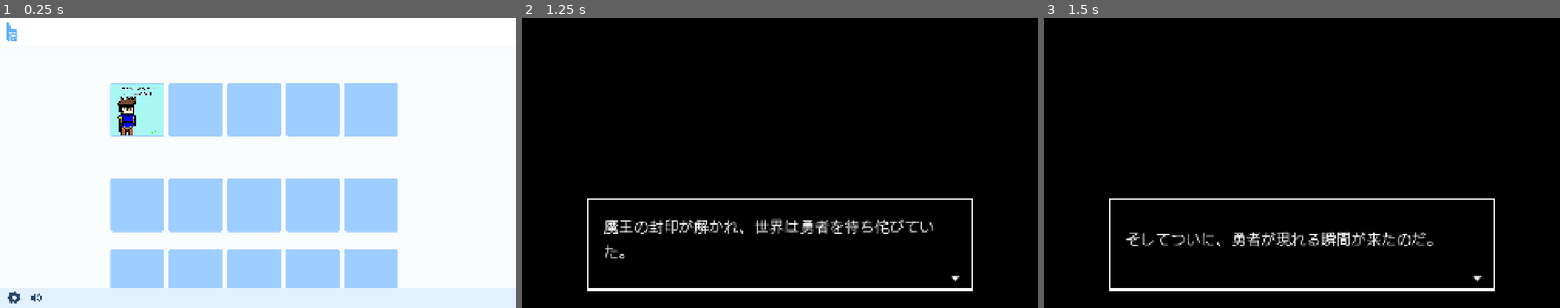
Above: before the commit, frames 1-3 (left to right).
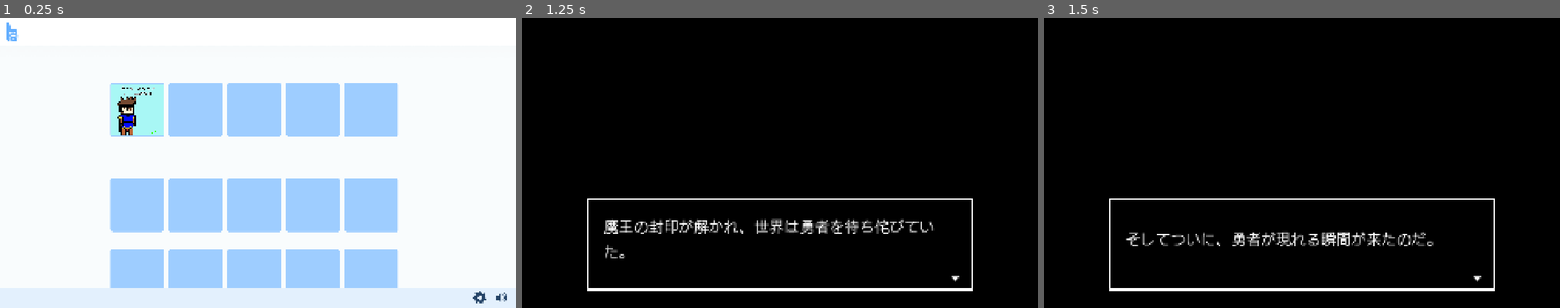
Above: after the commit, the same moments.

Repository: ProteinKoyama/metajam
Game: Godot game, scene res://title_screen.tscn
Two runs of this game, one before a commit and one after it. Both use one fixed random seed, a clock stepped at 60 frames per second and the inputs below. Sound files missing from this copy of the repository are replaced by a short silence.
Inputs (mouse positions are in pixels of both pictures, inside the frame that each line leads up to):
- Up to frame 1 (0.25 s): no input
- Up to frame 2 (1.25 s): click (661, 110) at 0.5 s
- Up to frame 3 (1.5 s): tap Enter at 1.25 s; drag from (1302, 163) to (1353, 99) at 1.27 s

The runs differ from the first frame. In frame 1, 0.2% of the frame differs, in the area x 1-99%, y 94-99%; in frame 2, nothing differs; in frame 3, nothing differs.

Commit message:
Align title screen settings buttons to the right

Diff:
--- a/title_screen.tscn
+++ b/title_screen.tscn
@@ -92,9 +92,11 @@
 
 [node name="Settings" type="TextureButton" parent="Taskbar" unique_id=1113856702]
 layout_mode = 0
-offset_left = 26.0
+anchor_left = 1.0
+anchor_right = 1.0
+offset_left = -162.0
 offset_top = 10.0
-offset_right = 82.0
+offset_right = -106.0
 offset_bottom = 66.0
 tooltip_text = "設定"
 mouse_default_cursor_shape = 2
@@ -104,9 +106,11 @@
 
 [node name="Sound" type="TextureButton" parent="Taskbar" unique_id=1961669883]
 layout_mode = 0
-offset_left = 106.0
+anchor_left = 1.0
+anchor_right = 1.0
+offset_left = -82.0
 offset_top = 10.0
-offset_right = 162.0
+offset_right = -26.0
 offset_bottom = 66.0
 tooltip_text = "音量調節"
 mouse_default_cursor_shape = 2
